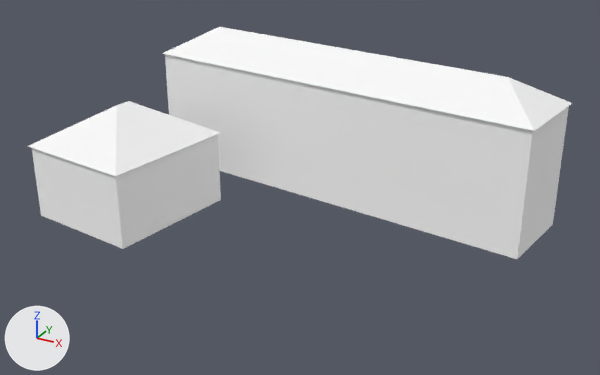
The glTF model cities/arlov-borggatan/pack/tiles/c14_9.glb, before and after one commit.
Rendered twice from a camera (50 mm lens) standing at (925.0, 475.4, 60.2) and looking at (873.9, 568.3, 13.7). Arrows for +X, +Y and +Z are at lower left; the lights stay in place. The older version comes first. Where no turn or scale is listed for an object, it has been applied to the vertices. Vertices at exactly the same position are counted once.

The first picture shows 'SM_Building_w1245181708', 'SM_Building_w689436824'.
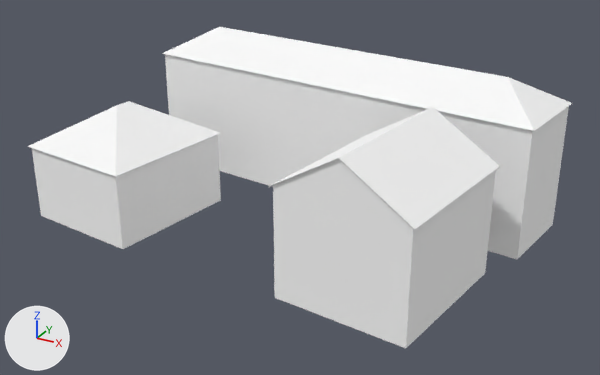
The newer file is also turned or shifted as a whole; pictures and numbers use the older file's frame.

Changed parts and their boxes (x1, y1, x2, y2) in the pictures (600 x 375 px):
'SM_Building_w689436824', reshaped (38% taller): before (40, 27, 572, 259); after (40, 27, 572, 348)
'SM_Building_w1245181709', added: after (269, 107, 500, 339)
    faces in mat_m_wall_plaster_grey_upper (white #ffffff): (273, 171, 496, 307)
    faces in mat_m_roof_tiles_red (white #ffffff): (269, 107, 500, 231)
    faces in mat_m_wall_plaster_grey_ground (white #ffffff): (274, 236, 489, 339)
    faces in mat_m_wall_plaster_grey_blank (white #ffffff): (273, 158, 408, 224)
part 1 of me_sm_building_w689436824, added: after (274, 265, 486, 348)

The change in detail:
Material 'M_Roof_Tiles_red' (mat_m_roof_tiles_red) is new.
Its base color is (1.0, 1.0, 1.0) (white #ffffff).
Its roughness is 1.0.
Material 'M_Wall_Plaster_grey_Blank' (mat_m_wall_plaster_grey_blank) is new.
Its base color is (1.0, 1.0, 1.0) (white #ffffff).
Its roughness is 1.0.
Material 'M_Wall_Plaster_grey_Ground' (mat_m_wall_plaster_grey_ground) is new.
Its base color is (1.0, 1.0, 1.0) (white #ffffff).
Its roughness is 1.0.
Material 'M_Wall_Plaster_grey_Upper' (mat_m_wall_plaster_grey_upper) is new.
Its base color is (1.0, 1.0, 1.0) (white #ffffff).
Its roughness is 1.0.
me_sm_building_w689436824 is used by ob_sm_building_w689436824; location (872.0, 572.5, 18.6).
Verts and faces of me_sm_building_w689436824; kept vertices keep their numbers, new ones are numbered from 34.
me_sm_building_w689436824 had 34 vertices, 38 faces and spanned x -33.7..33.7, y -20.9..20.9, z -11.4..11.4.
me_sm_building_w689436824 now has 42 vertices, 46 faces and spans x -33.7..33.7, y -26.4..20.9, z -11.5..11.4.
Part 1, on me_sm_building_w689436824:
New vertex 34 is at (12.0, -4.3, -9.9).
New vertex 35 is at (12.0, -4.3, -8.6).
New vertex 36 is at (9.5, -24.2, -9.9), pixel (274, 297).
New vertex 37 is at (9.5, -24.2, -8.6), pixel (274, 288).
New vertices 38 to 41 stand at vertices 34 to 37, in that order, plus (17.5, -2.2, 0.0).
New faces: (38, 39, 40), (39, 41, 40), (34, 35, 38), (35, 39, 38), (34, 36, 37), (34, 37, 35) (mat_m_concrete (white #ffffff)).
New faces: (36, 40, 41), (36, 41, 37) (mat_m_concrete (white #ffffff)).
Mesh me_sm_building_w1245181709 is new.
It has 26 vertices, 26 faces and spans x -10.4..10.4, y -11.4..11.4, z -9.4..9.4.
Faces by material slot: [8, 8, 2, 8].
It uses material mat_m_wall_plaster_grey_upper (white #ffffff).
It uses material mat_m_wall_plaster_grey_ground (white #ffffff).
It uses material mat_m_wall_plaster_grey_blank (white #ffffff).
It uses material mat_m_roof_tiles_red (white #ffffff).
Object 'SM_Building_w1245181709' (ob_sm_building_w1245181709) is new; it shows me_sm_building_w1245181709.
Its location is (891.5, 557.2, 19.3).
